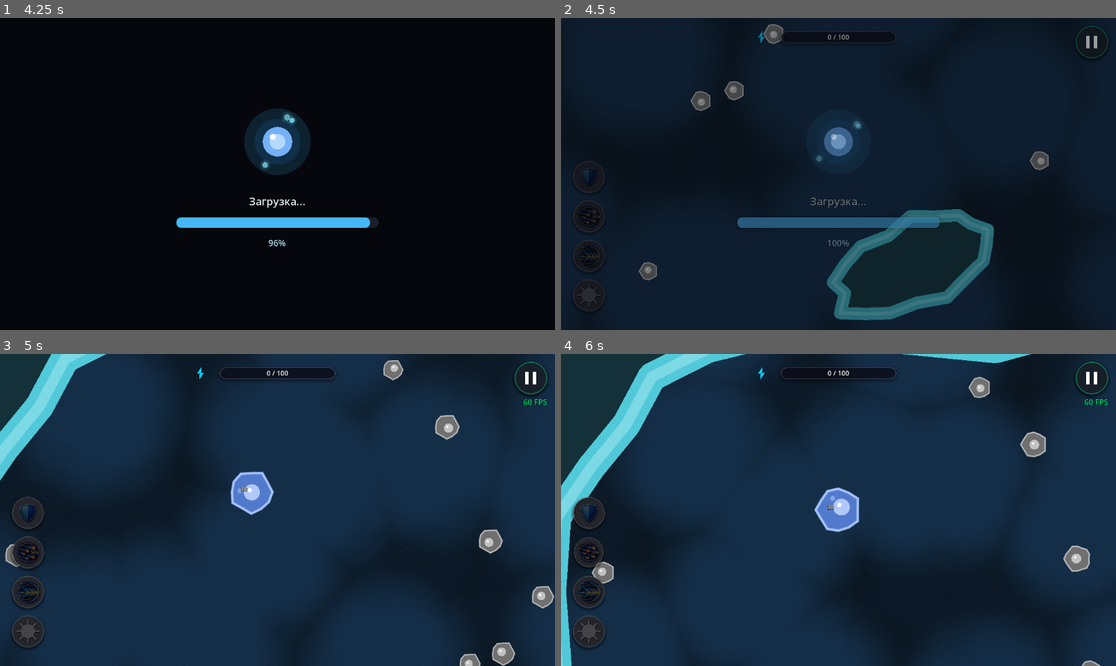
Above: before the commit, frames 1-4 (two rows, left to right).
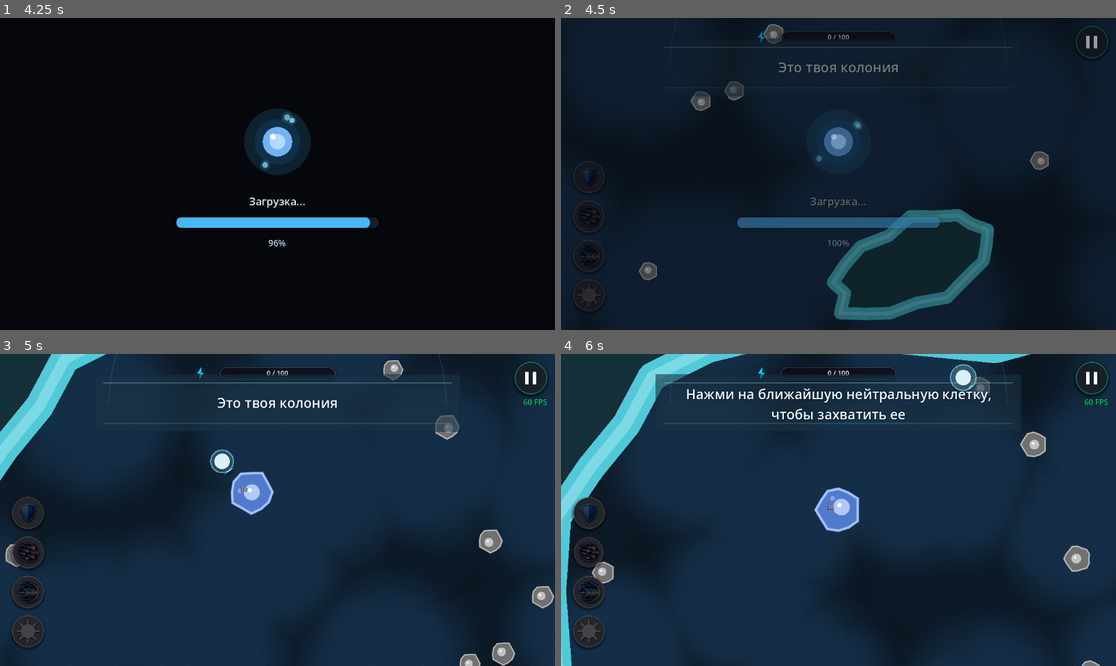
Above: after the commit, the same moments.

Repository: alexey231090/CellColony
Game: Godot game, scene res://scenes/ui/main_menu/main_menu.tscn
Same seed, same stepped clock (60 frames per second), same inputs: the game is played once before the commit and once after it.
Inputs (mouse positions are in pixels of both pictures, inside the frame that each line leads up to):
- Up to frame 1 (4.25 s): click "▶ ИГРАТЬ" at 0.5 s; click "▶ ИГРАТЬ" at 1.25 s; click "⚙ НАСТРОЙКИ" at 2 s; click "✦ ПЕРКИ" at 2.75 s; click "1" at 3.5 s
- Up to frame 2 (4.5 s): tap Enter at 4.25 s; move the mouse to (960, 158) at 4.27 s; hold Right (ui_right) from 4.28 s (still down); tap 1 at 4.35 s; click (960, 158) at 4.42 s
- Up to frame 3 (5 s): keep holding Right (ui_right); tap 2 at 4.55 s
- Up to frame 4 (6 s): release Right (ui_right) at 5 s; drag from (588, 513) to (810, 572) at 5.02 s; move the mouse to (588, 553) at 5.77 s; hold Right (ui_right) from 5.78 s (still down); tap 3 at 5.85 s; click (588, 553) at 5.92 s

Frame 1 is identical in both runs. In frame 2, 0.6% of the frame differs, in the area x 18-82%, y 6-26%; in frame 3, 1.2%; in frame 4, 2.4%, in the area x 17-82%, y 2-23%.

Commit message:
Add guided tutorial flow for level 1

Diff:
--- a/scenes/levels/organic_level.gd
+++ b/scenes/levels/organic_level.gd
@@ -1,6 +1,7 @@
 extends Node2D
 
 const VICTORY_MENU_SCENE := preload("res://scenes/ui/victory_menu.gd")
+const TUTORIAL_MANAGER_SCRIPT := preload("res://scripts/core/TutorialManager.gd")
 
 const SPAWN_SLOTS_NORMALIZED: Array[Vector2] = [
 	Vector2(-0.68, -0.68),
@@ -76,6 +77,7 @@
 var _victory_check_delay: float = 0.0
 var _victory_menu: VictoryMenu = null
 var _pause_menu: PauseMenu = null
+var _tutorial_manager: Node = null
 @onready var camera: Camera2D = $Camera2D
 @onready var bg_rect: ColorRect = $BackgroundLayer/ColorRect
 
@@ -170,6 +172,7 @@
 	_setup_dev_camera()
 	_setup_pause_ui()
 	_setup_victory_menu()
+	_setup_tutorial(level_data, player_cell)
 
 	# 5. Применяем профиль сложности ИИ (deferred, чтобы AIFactionManager был готов)
 	call_deferred("_apply_ai_difficulty", difficulty)
@@ -301,6 +304,21 @@
 	_victory_menu = VICTORY_MENU_SCENE.new()
 	_victory_menu.name = "VictoryMenu"
 	add_child(_victory_menu)
+
+func _setup_tutorial(level_data: Dictionary, player_cell: BaseCell) -> void:
+	if not bool(level_data.get("is_tutorial", false)):
+		return
+
+	var selection_manager := get_node_or_null("SelectionManager")
+	var perk_panel := get_node_or_null("PerkButtonPanel") as PerkButtonPanel
+	if selection_manager == null or camera == null or perk_panel == null or player_cell == null:
+		return
+
+	_tutorial_manager = TUTORIAL_MANAGER_SCRIPT.new()
+	_tutorial_manager.name = "TutorialManager"
+	add_child(_tutorial_manager)
+	selection_manager.tutorial_manager = _tutorial_manager
+	_tutorial_manager.setup(selection_manager, camera, perk_panel, player_cell, level_data)
 
 func _check_victory_condition() -> void:
 	var player_cells := get_tree().get_nodes_in_group("player_cells")
--- a/scripts/core/PerkButtonPanel.gd
+++ b/scripts/core/PerkButtonPanel.gd
@@ -20,6 +20,7 @@
 # --- Кнопки ---
 var buttons: Array[PerkButton] = []
 var container: Control = null
+var buttons_by_name: Dictionary = {}
 
 func _ready() -> void:
 	layer = 110  # Поверх всего
@@ -47,6 +48,11 @@
 
 		container.add_child(button)
 		buttons.append(button)
+		buttons_by_name[button.perk_name] = button
+
+func get_button_by_perk_name(perk_name: String) -> PerkButton:
+	var button_variant: Variant = buttons_by_name.get(perk_name, null)
+	return button_variant as PerkButton
 
 func _arrange_buttons() -> void:
 	## Расставляет кнопки вертикально слева внизу
--- a/scripts/core/SelectionManager.gd
+++ b/scripts/core/SelectionManager.gd
@@ -55,6 +55,7 @@
 var move_target_pos: Vector2 = Vector2.ZERO
 var has_move_target: bool = false
 var info_focus_cell: BaseCell = null
+var tutorial_manager: Node = null
 
 func _ready() -> void:
 	add_to_group("selection_manager")
@@ -357,6 +358,45 @@
 		"virus": return VIRUS_ENERGY_COST
 	return 0.0
 
+func _can_tutorial_select_cell(cell: BaseCell) -> bool:
+	if tutorial_manager == null or not is_instance_valid(tutorial_manager):
+		return true
+	if tutorial_manager.has_method("can_select_cell"):
+		return bool(tutorial_manager.call("can_select_cell", cell))
+	return true
+
+func _can_tutorial_move_to(pos: Vector2) -> bool:
+	if tutorial_manager == null or not is_instance_valid(tutorial_manager):
+		return true
+	if tutorial_manager.has_method("can_move_to"):
+		return bool(tutorial_manager.call("can_move_to", pos))
+	return true
+
+func _can_tutorial_activate_perk(perk_name: String) -> bool:
+	if tutorial_manager == null or not is_instance_valid(tutorial_manager):
+		return true
+	if tutorial_manager.has_method("can_activate_perk"):
+		return bool(tutorial_manager.call("can_activate_perk", perk_name))
+	return true
+
+func _notify_tutorial_cell_clicked(cell: BaseCell) -> void:
+	if tutorial_manager == null or not is_instance_valid(tutorial_manager):
+		return
+	if tutorial_manager.has_method("notify_cell_clicked"):
+		tutorial_manager.call("notify_cell_clicked", cell)
+
+func _notify_tutorial_move_command(pos: Vector2) -> void:
+	if tutorial_manager == null or not is_instance_valid(tutorial_manager):
+		return
+	if tutorial_manager.has_method("notify_move_command"):
+		tutorial_manager.call("notify_move_command", pos)
+
+func _notify_tutorial_perk_activated(perk_name: String) -> void:
+	if tutorial_manager == null or not is_instance_valid(tutorial_manager):
+		return
+	if tutorial_manager.has_method("notify_perk_activated"):
+		tutorial_manager.call("notify_perk_activated", perk_name)
+
 func _handle_double_click(pos: Vector2) -> bool:
 	var clicked_node: BaseCell = _get_cell_at_pos(pos)
 	if clicked_node and clicked_node.owner_type == BaseCell.OwnerType.PLAYER:
@@ -500,6 +540,9 @@
 	return false
 
 func activate_perk(perk_name: String) -> void:
+	if not _can_tutorial_activate_perk(perk_name):
+		return
+
 	# Проверка на наличие ресурсов и КД
 	if perk_name == "shield":
 		if perk_energy < SHIELD_ENERGY_COST or shield_cooldown > 0:
@@ -540,6 +583,7 @@
 			SPEED_ENERGY_COST,
 			SPEED_COOLDOWN_MAX
 		])
+		_notify_tutorial_perk_activated("speed")
 	elif perk_name == "rapid_fire":
 		if perk_energy < RAPID_FIRE_ENERGY_COST or rapid_fire_cooldown > 0:
 			print("Нет энергии или КД для скорострельности")
@@ -876,6 +920,9 @@
 	# ==================================
 
 	if clicked_node:
+		if not _can_tutorial_select_cell(clicked_node):
+			return
+		_notify_tutorial_cell_clicked(clicked_node)
 		_set_info_focus(clicked_node if clicked_node.owner_type != BaseCell.OwnerType.PLAYER else null)
 		# ЦЕЛЬ ЕСТЬ — атакуем/лечим
 		if circle:
@@ -908,6 +955,9 @@
 			# Если кликнули по своей, просто покажем круг выбора на ней (опционально)
 			_clear_attack_target_line()
 	else:
+		if not _can_tutorial_move_to(pos):
+			return
+		_notify_tutorial_move_command(pos)
 		_set_info_focus(null)
 		# ЦЕЛИ НЕТ — ПЛЫВЕМ ВСЕЙ КОЛОНИЕЙ ТУДА
 		if circle:
--- /dev/null
+++ b/scripts/core/TutorialManager.gd
@@ -0,0 +1,273 @@
+extends Node
+
+const POINTER_SCRIPT = preload("res://scripts/ui/tutorial_pointer.gd")
+const HINT_PANEL_SCRIPT = preload("res://scripts/ui/tutorial_hint_panel.gd")
+
+const STEP_INTRO: int = 0
+const STEP_CAPTURE_NEUTRAL: int = 1
+const STEP_WAIT_CAPTURE: int = 2
+const STEP_SPEED_PERK: int = 3
+const STEP_MOVE_COMMAND: int = 4
+const STEP_FREE_PLAY: int = 5
+const STEP_DONE: int = 6
+
+const INTRO_DURATION: float = 1.35
+const MOVE_TARGET_RADIUS: float = 220.0
+const MAX_SAFE_ENEMY_DISTANCE: float = 1100.0
+
+var selection_manager: Node = null
+var level_camera: Camera2D = null
+var perk_button_panel: PerkButtonPanel = null
+var player_start_cell: BaseCell = null
+var level_data: Dictionary = {}
+
+var pointer_layer: CanvasLayer = null
+var tutorial_pointer: Control = null
+var tutorial_hint_panel: Control = null
+
+var current_step: int = STEP_INTRO
+var target_neutral_cell: BaseCell = null
+var move_target_position: Vector2 = Vector2.ZERO
+var move_target_radius: float = MOVE_TARGET_RADIUS
+var intro_timer: float = 0.0
+var is_finished: bool = false
+
+func setup(selection: Node, camera: Camera2D, perk_panel: PerkButtonPanel, player_cell: BaseCell, data: Dictionary) -> void:
+	selection_manager = selection
+	level_camera = camera
+	perk_button_panel = perk_panel
+	player_start_cell = player_cell
+	level_data = data.duplicate(true)
+	target_neutral_cell = _pick_target_neutral()
+	move_target_position = _compute_move_target()
+	_create_ui()
+	_go_to_step(STEP_INTRO)
+
+func can_select_cell(cell: BaseCell) -> bool:
+	if is_finished or cell == null:
+		return true if is_finished else false
+
+	match current_step:
+		STEP_CAPTURE_NEUTRAL:
+			return cell == target_neutral_cell
+		STEP_WAIT_CAPTURE:
+			return false
+		STEP_SPEED_PERK:
+			return false
+		STEP_MOVE_COMMAND:
+			return false
+		_:
+			return true
+
+func can_move_to(world_pos: Vector2) -> bool:
+	if is_finished:
+		return true
+
+	match current_step:
+		STEP_MOVE_COMMAND:
+			return world_pos.distance_to(move_target_position) <= move_target_radius
+		STEP_FREE_PLAY, STEP_DONE:
+			return true
+		_:
+			return false
+
+func can_activate_perk(perk_name: String) -> bool:
+	if is_finished:
+		return true
+
+	match current_step:
+		STEP_SPEED_PERK:
+			return perk_name == "speed"
+		STEP_FREE_PLAY, STEP_DONE:
+			return true
+		_:
+			return false
+
+func notify_cell_clicked(cell: BaseCell) -> void:
+	if is_finished or cell == null:
+		return
+
+	if current_step == STEP_CAPTURE_NEUTRAL and cell == target_neutral_cell:
+		_go_to_step(STEP_WAIT_CAPTURE)
+
+func notify_move_command(world_pos: Vector2) -> void:
+	if is_finished:
+		return
+
+	if current_step == STEP_MOVE_COMMAND and world_pos.distance_to(move_target_position) <= move_target_radius:
+		_go_to_step(STEP_FREE_PLAY)
+
+func notify_perk_activated(perk_name: String) -> void:
+	if is_finished:
+		return
+
+	if current_step == STEP_SPEED_PERK and perk_name == "speed":
+		_go_to_step(STEP_MOVE_COMMAND)
+
+func _process(delta: float) -> void:
+	if is_finished:
+		return
+
+	if current_step == STEP_INTRO:
+		intro_timer -= delta
+		if intro_timer <= 0.0:
+			_go_to_step(STEP_CAPTURE_NEUTRAL)
+	elif current_step == STEP_WAIT_CAPTURE:
+		if is_instance_valid(target_neutral_cell) and target_neutral_cell.owner_type == BaseCell.OwnerType.PLAYER:
+			_go_to_step(STEP_SPEED_PERK)
+
+func _go_to_step(step: int) -> void:
+	current_step = step
+	match step:
+		STEP_INTRO:
+			_enter_intro_step()
+		STEP_CAPTURE_NEUTRAL:
+			_enter_capture_step()
+		STEP_WAIT_CAPTURE:
+			_enter_wait_capture_step()
+		STEP_SPEED_PERK:
+			_enter_speed_step()
+		STEP_MOVE_COMMAND:
+			_enter_move_step()
+		STEP_FREE_PLAY:
+			_enter_free_play_step()
+		STEP_DONE:
+			_finish_tutorial()
+
+func _enter_intro_step() -> void:
+	intro_timer = INTRO_DURATION
+	_show_hint("Это твоя колония")
+	if is_instance_valid(player_start_cell):
+		_set_pointer_world_target(player_start_cell)
+
+func _enter_capture_step() -> void:
+	_show_hint("Нажми на ближайшую нейтральную клетку, чтобы захватить ее")
+	if is_instance_valid(target_neutral_cell):
+		_set_pointer_world_target(target_neutral_cell)
+
+func _enter_wait_capture_step() -> void:
+	_show_hint("Подожди, пока колония захватит клетку")
+	if is_instance_valid(target_neutral_cell):
+		_set_pointer_world_target(target_neutral_cell)
+
+func _enter_speed_step() -> void:
+	_show_hint("Теперь включи ускорение")
+	var speed_button := _get_speed_button()
+	if speed_button != null:
+		_set_pointer_ui_target(speed_button)
+		tutorial_pointer.call("play_tap_hint")
+
+func _enter_move_step() -> void:
+	_show_hint("Теперь укажи точку перемещения")
+	_set_pointer_world_position(move_target_position)
+	if tutorial_pointer != null:
+		tutorial_pointer.call("play_tap_hint")
+
+func _enter_free_play_step() -> void:
+	is_finished = true
+	_show_hint("Отлично. Теперь добей врага самостоятельно")
+	if tutorial_pointer != null:
+		tutorial_pointer.call("hide_pointer")
+
+func _finish_tutorial() -> void:
+	is_finished = true
+	if tutorial_pointer != null:
+		tutorial_pointer.call("clear_target")
+	if tutorial_hint_panel != null:
+		tutorial_hint_panel.call("hide_panel")
+
+func _create_ui() -> void:
+	pointer_layer = CanvasLayer.new()
+	pointer_layer.name = "TutorialLayer"
+	pointer_layer.layer = 118
+	add_child(pointer_layer)
+
+	tutorial_pointer = Control.new()
+	tutorial_pointer.set_script(POINTER_SCRIPT)
+	tutorial_pointer.name = "TutorialPointer"
+	pointer_layer.add_child(tutorial_pointer)
+
+	tutorial_hint_panel = Control.new()
+	tutorial_hint_panel.set_script(HINT_PANEL_SCRIPT)
+	tutorial_hint_panel.name = "TutorialHintPanel"
+	pointer_layer.add_child(tutorial_hint_panel)
+
+func _show_hint(text: String) -> void:
+	if tutorial_hint_panel != null:
+		tutorial_hint_panel.call("set_top_mode")
+		tutorial_hint_panel.call("set_text_and_show", text)
+
+func _set_pointer_world_target(target: Node2D) -> void:
+	if tutorial_pointer == null or not is_instance_valid(target) or not is_instance_valid(level_camera):
+		return
+	tutorial_pointer.call("set_world_target", target, level_camera)
+
+func _set_pointer_world_position(pos: Vector2) -> void:
+	if tutorial_pointer == null or not is_instance_valid(level_camera):
+		return
+	tutorial_pointer.call("set_world_position", pos, level_camera)
+
+func _set_pointer_ui_target(control: Control) -> void:
+	if tutorial_pointer == null or control == null:
+		return
+	tutorial_pointer.call("set_ui_target", control)
+
+func _pick_target_neutral() -> BaseCell:
+	var neutral_cells: Array[BaseCell] = []
+	for node in get_tree().get_nodes_in_group("cells"):
+		var cell := node as BaseCell
+		if cell == null:
+			continue
+		if cell.owner_type != BaseCell.OwnerType.NEUTRAL:
+			continue
+		if _is_cell_valid_for_tutorial_target(cell):
+			neutral_cells.append(cell)
+
+	if neutral_cells.is_empty():
+		for node in get_tree().get_nodes_in_group("cells"):
+			var fallback_cell := node as BaseCell
+			if fallback_cell != null and fallback_cell.owner_type == BaseCell.OwnerType.NEUTRAL:
+				neutral_cells.append(fallback_cell)
+
+	if neutral_cells.is_empty() or not is_instance_valid(player_start_cell):
+		return null
+
+	var best_cell: BaseCell = neutral_cells[0]
+	var best_distance := player_start_cell.global_position.distance_squared_to(best_cell.global_position)
+	for cell in neutral_cells:
+		var dist := player_start_cell.global_position.distance_squared_to(cell.global_position)
+		if dist < best_distance:
+			best_distance = dist
+			best_cell = cell
+	return best_cell
+
+func _is_cell_valid_for_tutorial_target(cell: BaseCell) -> bool:
+	if not is_instance_valid(player_start_cell):
+		return false
+
+	var player_distance := player_start_cell.global_position.distance_to(cell.global_position)
+	if player_distance < 260.0 or player_distance > 2200.0:
+		return false
+
+	var min_enemy_distance := INF
+	for node in get_tree().get_nodes_in_group("cells"):
+		var other := node as BaseCell
+		if other == null:
+			continue
+		if other.owner_type == BaseCell.OwnerType.PLAYER or other.owner_type == BaseCell.OwnerType.NEUTRAL:
+			continue
+		min_enemy_distance = minf(min_enemy_distance, other.global_position.distance_to(cell.global_position))
+
+	return min_enemy_distance >= MAX_SAFE_ENEMY_DISTANCE
+
+func _compute_move_target() -> Vector2:
+	if is_instance_valid(target_neutral_cell):
+		return target_neutral_cell.global_position + Vector2(720.0, 120.0)
+	if is_instance_valid(player_start_cell):
+		return player_start_cell.global_position + Vector2(900.0, 180.0)
+	return Vector2(900.0, 180.0)
+
+func _get_speed_button() -> PerkButton:
+	if perk_button_panel == null:
+		return null
+	return perk_button_panel.get_button_by_perk_name("speed")
--- /dev/null
+++ b/scripts/ui/tutorial_hint_panel.gd
@@ -0,0 +1,91 @@
+extends Control
+
+const PANEL_SIZE := Vector2(760.0, 120.0)
+const TOP_MARGIN := 42.0
+const BOTTOM_MARGIN := 160.0
+
+var label: Label = null
+var anchor_mode: String = "top"
+
+func _ready() -> void:
+	mouse_filter = Control.MOUSE_FILTER_IGNORE
+	size = PANEL_SIZE
+	pivot_offset = size * 0.5
+	modulate.a = 0.0
+	visible = false
+	_create_label()
+	_update_layout()
+
+func _create_label() -> void:
+	label = Label.new()
+	label.mouse_filter = Control.MOUSE_FILTER_IGNORE
+	label.position = Vector2(34.0, 22.0)
+	label.size = PANEL_SIZE - Vector2(68.0, 44.0)
+	label.autowrap_mode = TextServer.AUTOWRAP_WORD_SMART
+	label.horizontal_alignment = HORIZONTAL_ALIGNMENT_CENTER
+	label.vertical_alignment = VERTICAL_ALIGNMENT_CENTER
+	var settings := LabelSettings.new()
+	settings.font_size = 28
+	settings.font_color = Color(0.92, 0.98, 1.0, 1.0)
+	settings.outline_size = 5
+	settings.outline_color = Color(0.03, 0.08, 0.14, 0.85)
+	settings.shadow_size = 2
+	settings.shadow_color = Color(0.0, 0.0, 0.0, 0.35)
+	label.label_settings = settings
+	add_child(label)
+
+func set_text_and_show(text: String) -> void:
+	if label == null:
+		return
+	label.text = text
+	_update_layout()
+	_animate_show()
+
+func hide_panel() -> void:
+	if not visible and modulate.a <= 0.0:
+		return
+	var tween := create_tween()
+	tween.set_parallel(true)
+	tween.tween_property(self, "modulate:a", 0.0, 0.18).set_trans(Tween.TRANS_QUAD).set_ease(Tween.EASE_IN)
+	tween.tween_property(self, "position:y", position.y - 10.0, 0.18).set_trans(Tween.TRANS_QUAD).set_ease(Tween.EASE_IN)
+	tween.chain().tween_callback(hide)
+
+func set_top_mode() -> void:
+	anchor_mode = "top"
+	_update_layout()
+
+func set_bottom_mode() -> void:
+	anchor_mode = "bottom"
+	_update_layout()
+
+func _animate_show() -> void:
+	show()
+	_update_layout()
+	var target_pos := position
+	position = target_pos + Vector2(0.0, -12.0)
+	modulate.a = 0.0
+	var tween := create_tween()
+	tween.set_parallel(true)
+	tween.tween_property(self, "modulate:a", 1.0, 0.22).set_trans(Tween.TRANS_QUAD).set_ease(Tween.EASE_OUT)
+	tween.tween_property(self, "position", target_pos, 0.22).set_trans(Tween.TRANS_BACK).set_ease(Tween.EASE_OUT)
+
+func _update_layout() -> void:
+	var viewport_size := get_viewport_rect().size
+	position.x = (viewport_size.x - size.x) * 0.5
+	if anchor_mode == "bottom":
+		position.y = viewport_size.y - size.y - BOTTOM_MARGIN
+	else:
+		position.y = TOP_MARGIN
+	queue_redraw()
+
+func _notification(what: int) -> void:
+	if what == NOTIFICATION_RESIZED:
+		_update_layout()
+
+func _draw() -> void:
+	var rect := Rect2(Vector2.ZERO, size)
+	draw_rect(rect, Color(0.07, 0.14, 0.2, 0.52), true)
+	draw_rect(Rect2(Vector2(2.0, 2.0), size - Vector2(4.0, 4.0)), Color(0.18, 0.34, 0.44, 0.18), true)
+	draw_arc(Vector2(size.x * 0.5, size.y * 0.5), size.x * 0.46, PI, TAU, 64, Color(0.52, 0.9, 1.0, 0.12), 2.0)
+	draw_line(Vector2(18.0, 18.0), Vector2(size.x - 18.0, 18.0), Color(0.72, 0.96, 1.0, 0.36), 2.0)
+	draw_line(Vector2(18.0, size.y - 18.0), Vector2(size.x - 18.0, size.y - 18.0), Color(0.42, 0.78, 0.96, 0.22), 2.0)
--- /dev/null
+++ b/scripts/ui/tutorial_pointer.gd
@@ -0,0 +1,129 @@
+extends Control
+
+const MODE_NONE: int = 0
+const MODE_WORLD_NODE: int = 1
+const MODE_WORLD_POS: int = 2
+const MODE_UI_CONTROL: int = 3
+
+var mode: int = MODE_NONE
+var world_target: Node2D = null
+var world_position: Vector2 = Vector2.ZERO
+var ui_target: Control = null
+var camera_ref: Camera2D = null
+var visual_offset: Vector2 = Vector2(-18.0, -34.0)
+var pulse_time: float = 0.0
+var tap_anim_time: float = 0.0
+var _has_target: bool = false
+
+func _ready() -> void:
+	mouse_filter = Control.MOUSE_FILTER_IGNORE
+	z_index = 5
+	custom_minimum_size = Vector2(96.0, 96.0)
+	size = custom_minimum_size
+	pivot_offset = size * 0.5
+	visible = false
+
+func show_pointer() -> void:
+	visible = true
+
+func hide_pointer() -> void:
+	visible = false
+
+func clear_target() -> void:
+	mode = MODE_NONE
+	world_target = null
+	ui_target = null
+	camera_ref = null
+	_has_target = false
+	hide_pointer()
+
+func set_world_target(target: Node2D, camera: Camera2D) -> void:
+	world_target = target
+	ui_target = null
+	camera_ref = camera
+	mode = MODE_WORLD_NODE
+	_has_target = is_instance_valid(target) and is_instance_valid(camera)
+	if _has_target:
+		show_pointer()
+
+func set_world_position(pos: Vector2, camera: Camera2D) -> void:
+	world_position = pos
+	world_target = null
+	ui_target = null
+	camera_ref = camera
+	mode = MODE_WORLD_POS
+	_has_target = is_instance_valid(camera)
+	if _has_target:
+		show_pointer()
+
+func set_ui_target(control: Control) -> void:
+	ui_target = control
+	world_target = null
+	camera_ref = null
+	mode = MODE_UI_CONTROL
+	_has_target = is_instance_valid(control)
+	if _has_target:
+		show_pointer()
+
+func play_tap_hint() -> void:
+	tap_anim_time = 0.22
+
+func _process(delta: float) -> void:
+	pulse_time += delta
+	if tap_anim_time > 0.0:
+		tap_anim_time = maxf(0.0, tap_anim_time - delta)
+
+	if not visible:
+		return
+
+	var target_pos := _get_target_screen_position()
+	if target_pos == Vector2.INF:
+		return
+
+	var desired_pos := target_pos + visual_offset - size * 0.5
+	position = position.lerp(desired_pos, clampf(delta * 10.0, 0.0, 1.0))
+	queue_redraw()
+
+func _get_target_screen_position() -> Vector2:
+	match mode:
+		MODE_WORLD_NODE:
+			if not is_instance_valid(world_target) or not is_instance_valid(camera_ref):
+				visible = false
+				return Vector2.INF
+			visible = true
+			return get_viewport().get_canvas_transform() * world_target.global_position
+		MODE_WORLD_POS:
+			if not is_instance_valid(camera_ref):
+				visible = false
+				return Vector2.INF
+			visible = true
+			return get_viewport().get_canvas_transform() * world_position
+		MODE_UI_CONTROL:
+			if not is_instance_valid(ui_target) or not ui_target.is_inside_tree():
+				visible = false
+				return Vector2.INF
+			visible = true
+			return ui_target.get_global_rect().get_center()
+	return Vector2.INF
+
+func _draw() -> void:
+	var center := size * 0.5
+	var pulse := 0.5 + 0.5 * sin(pulse_time * 5.2)
+	var tap_ratio := tap_anim_time / 0.22 if tap_anim_time > 0.0 else 0.0
+	var tap_offset := lerpf(0.0, 7.0, sin(tap_ratio * PI))
+	var pointer_center := center + Vector2(0.0, tap_offset)
+	var glow_color := Color(0.65, 0.92, 1.0, 0.14 + pulse * 0.1)
+	var fill_color := Color(0.95, 0.98, 1.0, 0.96)
+	var shadow_color := Color(0.02, 0.05, 0.09, 0.35)
+	var outline_color := Color(0.48, 0.88, 1.0, 0.75)
+
+	draw_circle(pointer_center + Vector2(8.0, 12.0), 18.0, shadow_color)
+	draw_circle(pointer_center, 16.0, fill_color)
+	draw_circle(pointer_center, 22.0 + pulse * 5.0, glow_color)
+	draw_arc(pointer_center, 20.0 + pulse * 7.0, 0.0, TAU, 48, outline_color, 2.0)
+
+	var tip := pointer_center + Vector2(16.0, 18.0)
+	var left := pointer_center + Vector2(4.0, 28.0)
+	var right := pointer_center + Vector2(24.0, 14.0)
+	draw_colored_polygon(PackedVector2Array([tip, left, right]), fill_color)
+	draw_polyline(PackedVector2Array([tip, left, right, tip]), outline_color, 2.0)
Not shown, added: scripts/core/TutorialManager.gd.uid
Not shown, added: scripts/ui/tutorial_hint_panel.gd.uid
Not shown, added: scripts/ui/tutorial_pointer.gd.uid
Not shown, changed: REFERENCE.md
Not shown, changed: project_rules.md
